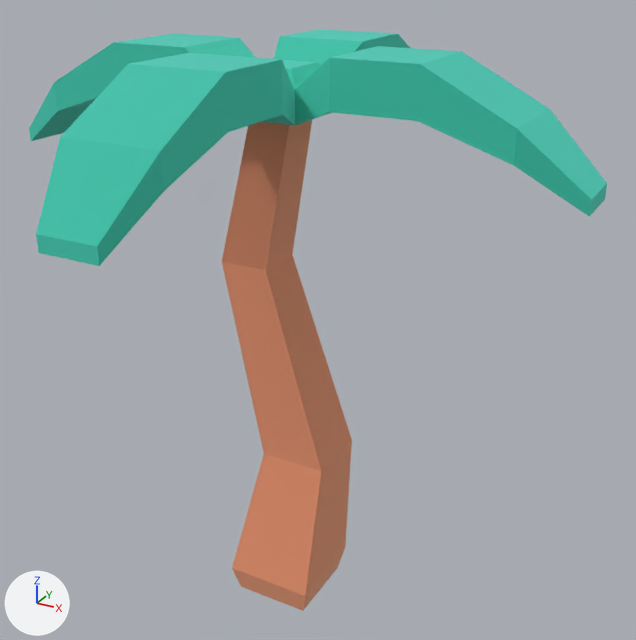
Renders of the glTF model public/models/nf2/nature/tree_palmShort.glb from each side of a commit.
One viewpoint serves both versions: a camera (50 mm lens) standing at (0.755, -1.252, 1.172) and looking at (0.042, 0.043, 0.524). Lighting does not change. The marker at lower left points along +X, +Y and +Z. The older version comes first. Where no turn or scale is listed for an object, it has been applied to the vertices.

The first picture shows 'tree_palmShort'.
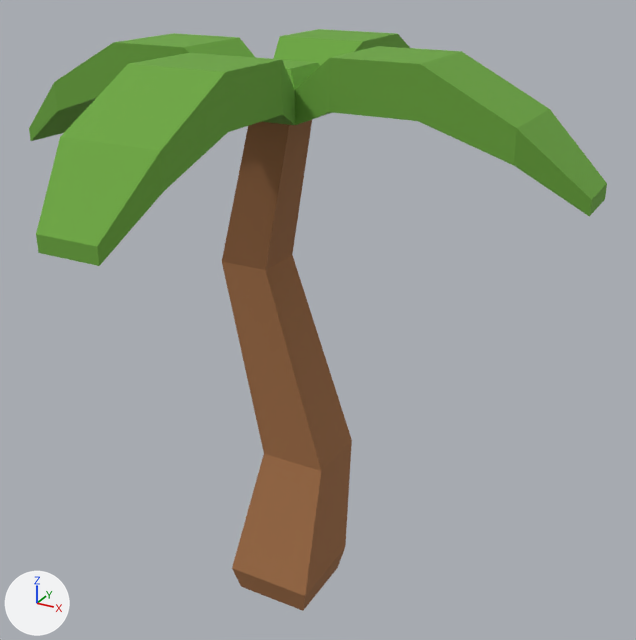
Changed parts and their boxes (x1, y1, x2, y2) in the pictures (636 x 640 px):
'tree_palmShort', recoloured, surface changed (darker): (29, 29, 607, 611) in both

The change, as a list of edits to the scene's bpy script:
```text
Change mat_leafsgreen:
    mat_leafsgreen.metallic: 1.0 -> 0.0
    mat_leafsgreen.base_color: (0.161, 0.788, 0.671) -> (0.147, 0.381, 0.0452)  # cyan #70e6d6 -> green #6ba63c
Change mat_woodbark:
    mat_woodbark.metallic: 1.0 -> 0.0
    mat_woodbark.base_color: (0.886, 0.514, 0.341) -> (0.332, 0.144, 0.0545)  # beige #f2be9e -> brown #9c6a42
Remove ob_tmpparent:
    ob_tmpparent = bpy.data.objects.new('tmpParent', None)
    ob_tmpparent.location = (0.0, 0.0, 0.0)
```
